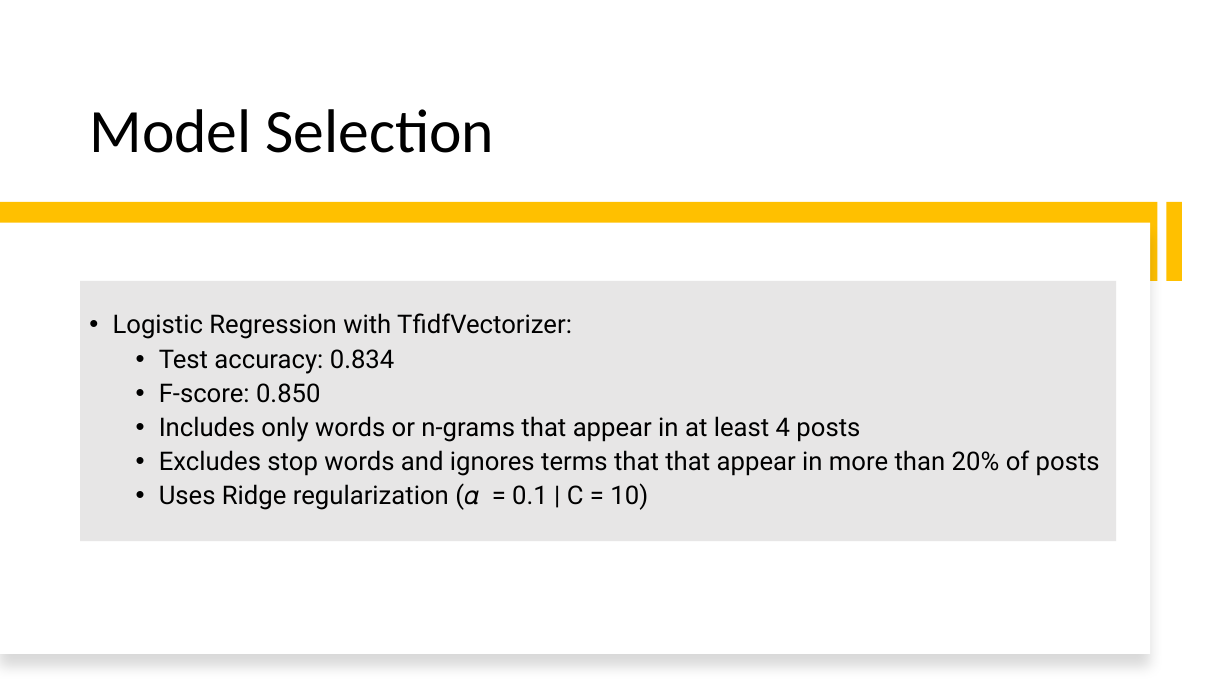
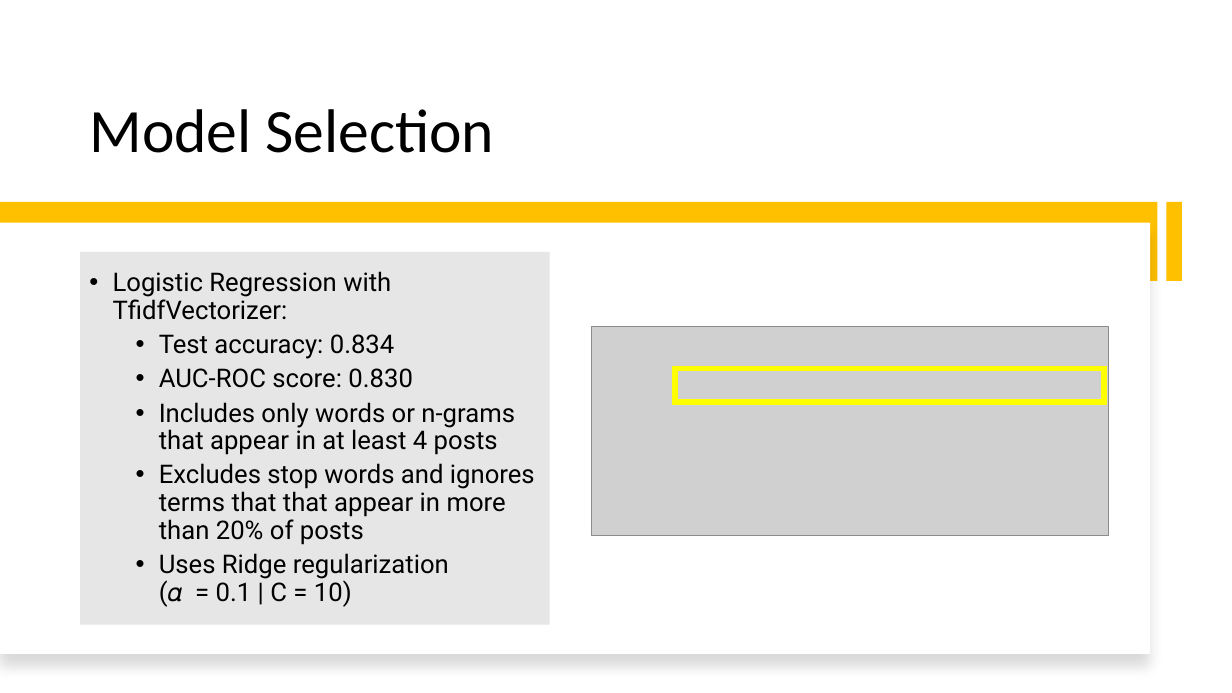
Before and after one commit to benjamin-awd/Subreddit-Classification-with-NLP, a slide deck: slide 9 of Project3.pptx (slide 5 before the commit). Drawn at 1232x693 pixels with LibreOffice and Linux fonts; fonts in the diff are those of the drawing; grey boxes stand for pictures. Boxes give left, top, right and bottom in pixels: in the first picture for what was removed or moved away, otherwise in the second. Text is boxed around its words. In the diff, an @@ line names an element or a change of style, - is before the commit and + after.

```diff
--- a/Project3.pptx
+++ b/Project3.pptx
@@ text "Logistic Regression with TfidfVectorizer:": place and size @@
-text "Logistic Regression with TfidfVectorizer:" at [80, 281, 1116, 542]
+text "Logistic Regression with TfidfVectorizer:" at [80, 251, 550, 625]
@@ picture added at [592, 327, 1110, 535] @@
@@ text at [159, 368, 413, 388]: text changed @@
-  • F-score: 0.850
+  • AUC-ROC score: 0.830
@@ rectangle added at [675, 369, 1104, 402], outline #FFFF00 4.5 pt @@
```
Also in this commit, not shown: 7 other slides changed, 3 slides added, 1 other file.
